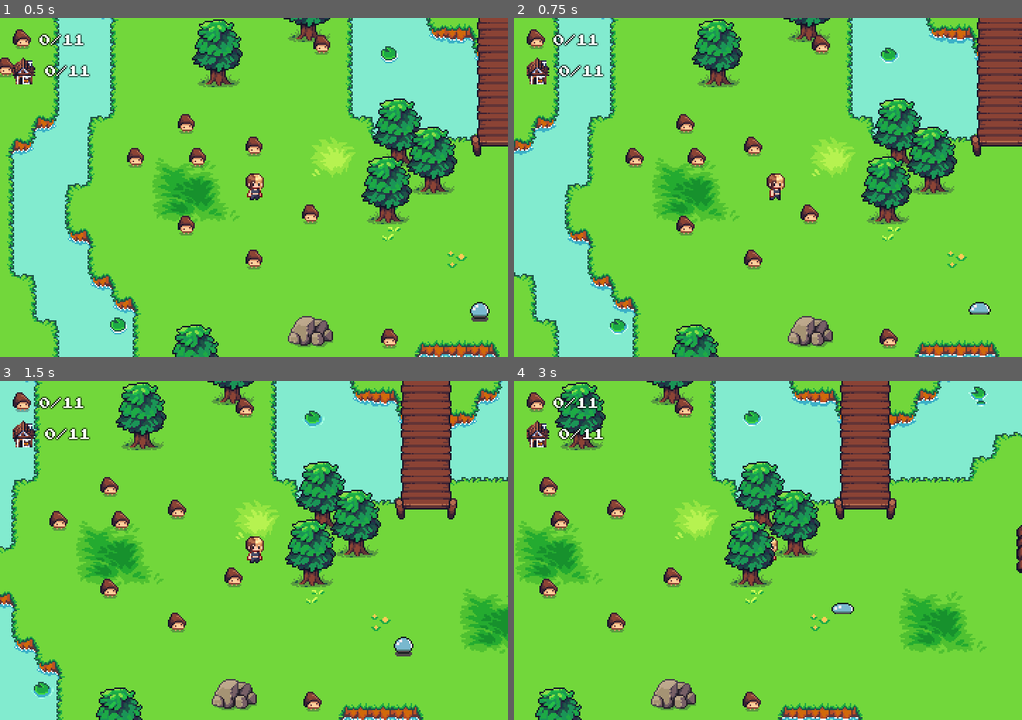
Above: before the commit, frames 1-4 (two rows, left to right).
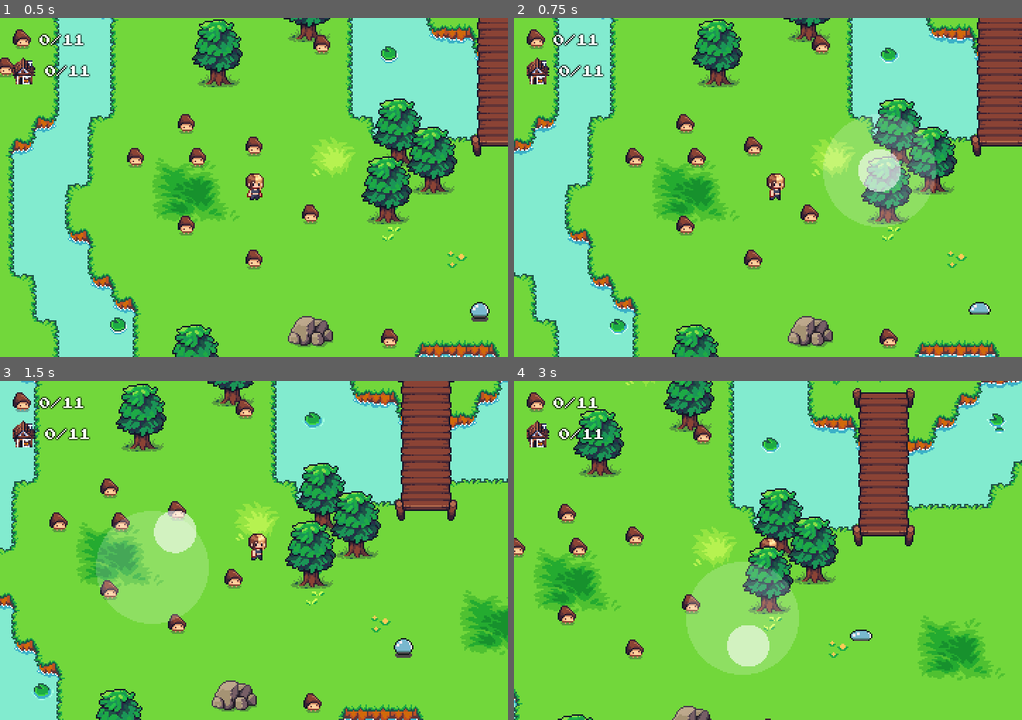
Above: after the commit, the same moments.

Repository: dmitrii-eremin/watch-your-step
Game: Godot game, scene res://scenes/world_scene.tscn
Two runs of this game, one before a commit and one after it. Both use one fixed random seed, a clock stepped at 60 frames per second and the inputs below.
Inputs (mouse positions are in pixels of both pictures, inside the frame that each line leads up to):
- Up to frame 1 (0.5 s): no input
- Up to frame 2 (0.75 s): move the mouse to (879, 170) at 0.52 s; hold Right (go_right) from 0.53 s (still down); click (879, 170) at 0.67 s
- Up to frame 3 (1.5 s): release Right (go_right) at 1.25 s; drag from (152, 567) to (254, 408) at 1.27 s
- Up to frame 4 (3 s): move the mouse to (818, 475) at 2.02 s; hold Right (go_right) 2.03-2.75 s; click (818, 475) at 2.17 s; drag from (742, 618) to (762, 703) at 2.77 s

Frame 1 is identical in both runs. In frame 2, 5.8% of the frame differs, in the area x 60-84%, y 28-62%; in frame 3, 16%; in frame 4, 38%, in the area x 0-100%, y 0-100%.

Commit message:
added virtual joystick

Diff:
--- a/project.godot
+++ b/project.godot
@@ -52,6 +52,10 @@
 ]
 }
 
+[input_devices]
+
+pointing/emulate_touch_from_mouse=true
+
 [rendering]
 
 textures/canvas_textures/default_texture_filter=0
--- a/scenes/player.gd
+++ b/scenes/player.gd
@@ -11,6 +11,10 @@
 var _mushrooms: Array[Node2D] = []
 var _checkpoints: Array[Vector2] = []
 var _is_dead: bool = false
+var _virtual_joystick: Vector2 = Vector2.ZERO
+
+func update_virtual_joystick(direction: Vector2) -> void:
+	_virtual_joystick = direction
 
 func add_mushroom(mushroom: Node2D) -> void:
 	_mushrooms.push_back(mushroom)
@@ -84,6 +88,9 @@
 
 func _update_velocity() -> void:
 	var direction: Vector2 = Input.get_vector("go_left", "go_right", "go_up", "go_down")
+	if direction == Vector2.ZERO:
+		direction = _virtual_joystick
+
 	if velocity.x != 0:
 		if _old_velocity.x != 0:
 			_sprite.flip_h = velocity.x < 0
--- /dev/null
+++ b/scenes/virtual_joystick.gd
@@ -0,0 +1,70 @@
+extends Control
+
+@export var stick_radius: float = 30.0
+@export var deadzone: float = 10.0
+@export var base_size: float = 80.0
+@export var base_color: Color = Color(1, 1, 1, 0.2)
+@export var stick_color: Color = Color(1, 1, 1, 0.6)
+
+signal on_joystick_input(direction: Vector2)
+
+var _is_pressed: bool = false
+var _touch_index: int = -1
+var _stick_position: Vector2 = Vector2.ZERO
+var _base_position: Vector2 = Vector2.ZERO
+var _current_touch_position: Vector2 = Vector2.ZERO
+
+func _ready() -> void:
+	mouse_filter = Control.MOUSE_FILTER_STOP
+	_base_position = get_rect().size / 2
+
+func _input(event: InputEvent) -> void:
+	if event is InputEventScreenTouch:
+		_handle_touch_input(event)
+	elif event is InputEventScreenDrag and _is_pressed and event.index == _touch_index:
+		_current_touch_position = event.position
+		get_tree().root.set_input_as_handled()
+
+func _handle_touch_input(event: InputEventScreenTouch) -> void:
+	if event.pressed:
+		if not _is_pressed:
+			_is_pressed = true
+			_touch_index = event.index
+			_base_position = event.position - global_position
+			_stick_position = _base_position
+			_current_touch_position = event.position
+			queue_redraw()
+	else:
+		if _touch_index == event.index:
+			_is_pressed = false
+			_touch_index = -1
+			_stick_position = _base_position
+			on_joystick_input.emit(Vector2.ZERO)
+			queue_redraw()
+
+func _process(_delta: float) -> void:
+	if _is_pressed and _touch_index >= 0:
+		var local_pos = _current_touch_position - global_position
+		var direction = (local_pos - _base_position).normalized()
+		var distance = (local_pos - _base_position).length()
+
+		if distance < deadzone:
+			_stick_position = _base_position
+			on_joystick_input.emit(Vector2.ZERO)
+		else:
+			var clamped_distance = min(distance, stick_radius)
+			_stick_position = _base_position + direction * clamped_distance
+			var normalized_input = direction * (clamped_distance / stick_radius)
+			on_joystick_input.emit(normalized_input)
+
+		queue_redraw()
+
+func _draw() -> void:
+	if not _is_pressed:
+		return
+
+	# Draw base circle
+	draw_circle(_base_position, base_size / 2, base_color)
+
+	# Draw stick circle
+	draw_circle(_stick_position, stick_radius / 2, stick_color)
--- /dev/null
+++ b/scenes/virtual_joystick.tscn
@@ -0,0 +1,8 @@
+[gd_scene load_steps=2 format=3 uid="uid://bnt2vvpyq1ugb"]
+
+[ext_resource type="Script" uid="uid://b05kgm68sl7nw" path="res://scenes/virtual_joystick.gd" id="1_f8ypf"]
+
+[node name="VirtualJoystick" type="Control"]
+layout_mode = 3
+anchors_preset = 0
+script = ExtResource("1_f8ypf")
--- a/scenes/world_scene.gd
+++ b/scenes/world_scene.gd
@@ -28,3 +28,6 @@
 	_hud.call_deferred("collect_mushroom")
 	_hud.call_deferred("update_mushrooms")
 	_mushroom_dead_timer.start()
+
+func _on_virtual_joystick_on_joystick_input(direction: Vector2) -> void:
+	_player.update_virtual_joystick(direction)
--- a/scenes/world_scene.tscn
+++ b/scenes/world_scene.tscn
@@ -1,9 +1,10 @@
-[gd_scene load_steps=14 format=4 uid="uid://b113pu734dsjr"]
+[gd_scene load_steps=15 format=4 uid="uid://b113pu734dsjr"]
 
 [ext_resource type="Script" uid="uid://chcvkgfflbpgb" path="res://scenes/world_scene.gd" id="1_jedrf"]
 [ext_resource type="TileSet" uid="uid://dcalb8tlrt0of" path="res://tilesets/summer.tres" id="2_kjcoe"]
 [ext_resource type="PackedScene" uid="uid://dlgniouxy3wtk" path="res://scenes/hud.tscn" id="2_krmi5"]
 [ext_resource type="PackedScene" uid="uid://bgxpiyl86u1wq" path="res://scenes/player.tscn" id="3_qiqor"]
+[ext_resource type="PackedScene" uid="uid://bnt2vvpyq1ugb" path="res://scenes/virtual_joystick.tscn" id="3_sn7ua"]
 [ext_resource type="PackedScene" uid="uid://b5ke8t4tm5p1c" path="res://scenes/mushroom.tscn" id="4_ow06g"]
 [ext_resource type="PackedScene" uid="uid://bi3db3u4t6gm1" path="res://scenes/mushroom_house.tscn" id="4_rckap"]
 [ext_resource type="PackedScene" uid="uid://cfav76elus1cx" path="res://scenes/tree.tscn" id="7_wed4g"]
@@ -38,6 +39,8 @@
 script = ExtResource("1_jedrf")
 
 [node name="HUD" parent="." instance=ExtResource("2_krmi5")]
+
+[node name="VirtualJoystick" parent="HUD" instance=ExtResource("3_sn7ua")]
 
 [node name="WorldMap" type="Node2D" parent="."]
 
@@ -255,36 +258,37 @@
 [node name="Slime1" type="Node2D" parent="YSortedObjects/Enemies"]
 
 [node name="Enemy" parent="YSortedObjects/Enemies/Slime1" node_paths=PackedStringArray("path_follower") instance=ExtResource("9_jqln6")]
-position = Vector2(1048, 413.33652)
+position = Vector2(1048, 420.65897)
 path_follower = NodePath("../Path2D/PathFollow2D")
 
 [node name="Path2D" type="Path2D" parent="YSortedObjects/Enemies/Slime1"]
 curve = SubResource("Curve2D_sn7ua")
 
 [node name="PathFollow2D" type="PathFollow2D" parent="YSortedObjects/Enemies/Slime1/Path2D"]
-position = Vector2(1048, 413.33652)
-rotation = -1.5707964
-progress = 42.66665
+position = Vector2(1048, 420.65897)
+rotation = 1.5707964
+progress = 156.65233
 
 [node name="Slime2" type="Node2D" parent="YSortedObjects/Enemies"]
 position = Vector2(88, 32)
 
 [node name="Enemy" parent="YSortedObjects/Enemies/Slime2" node_paths=PackedStringArray("path_follower") instance=ExtResource("9_jqln6")]
-position = Vector2(770.66876, 520)
+position = Vector2(763.3327, 520)
 path_follower = NodePath("../Path2D/PathFollow2D")
 
 [node name="Path2D" type="Path2D" parent="YSortedObjects/Enemies/Slime2"]
 curve = SubResource("Curve2D_jqln6")
 
 [node name="PathFollow2D" type="PathFollow2D" parent="YSortedObjects/Enemies/Slime2/Path2D"]
-position = Vector2(770.66876, 520)
-progress = 42.66665
+position = Vector2(763.3327, 520)
+rotation = 3.1415925
+progress = 124.663925
 
 [node name="Snake1" type="Node2D" parent="YSortedObjects/Enemies"]
 position = Vector2(64, -312)
 
 [node name="Enemy" parent="YSortedObjects/Enemies/Snake1" node_paths=PackedStringArray("path_follower") instance=ExtResource("9_jqln6")]
-position = Vector2(762.6585, 520)
+position = Vector2(755.31726, 520)
 path_follower = NodePath("../Path2D/PathFollow2D")
 enemy_type = 1
 
@@ -292,13 +296,14 @@
 curve = SubResource("Curve2D_p8wvt")
 
 [node name="PathFollow2D" type="PathFollow2D" parent="YSortedObjects/Enemies/Snake1/Path2D"]
-position = Vector2(762.6585, 520)
-progress = 42.66665
+position = Vector2(755.31726, 520)
+rotation = 3.1415925
+progress = 284.6714
 
 [node name="Spider1" type="Node2D" parent="YSortedObjects/Enemies"]
 
 [node name="Enemy" parent="YSortedObjects/Enemies/Spider1" node_paths=PackedStringArray("path_follower") instance=ExtResource("9_jqln6")]
-position = Vector2(1128, 157.32344)
+position = Vector2(1040, 156.63914)
 path_follower = NodePath("../Path2D/PathFollow2D")
 enemy_type = 6
 
@@ -306,10 +311,11 @@
 curve = SubResource("Curve2D_ljjuw")
 
 [node name="PathFollow2D" type="PathFollow2D" parent="YSortedObjects/Enemies/Spider1/Path2D"]
-position = Vector2(1128, 157.32344)
-rotation = -1.5707964
-progress = 42.66665
-
+position = Vector2(1040, 156.63914)
+rotation = 1.5707964
+progress = 156.65732
+
+[connection signal="on_joystick_input" from="HUD/VirtualJoystick" to="." method="_on_virtual_joystick_on_joystick_input"]
 [connection signal="timeout" from="MushroomDeadTimer" to="." method="_on_mushroom_dead_timer_timeout"]
 [connection signal="player_hit" from="YSortedObjects/MushroomHouse" to="." method="_on_mushroom_house_player_hit"]
 [connection signal="collected" from="YSortedObjects/Mushrooms/Mushroom" to="." method="_on_mushroom_collected"]
Not shown, added: scenes/virtual_joystick.gd.uid
